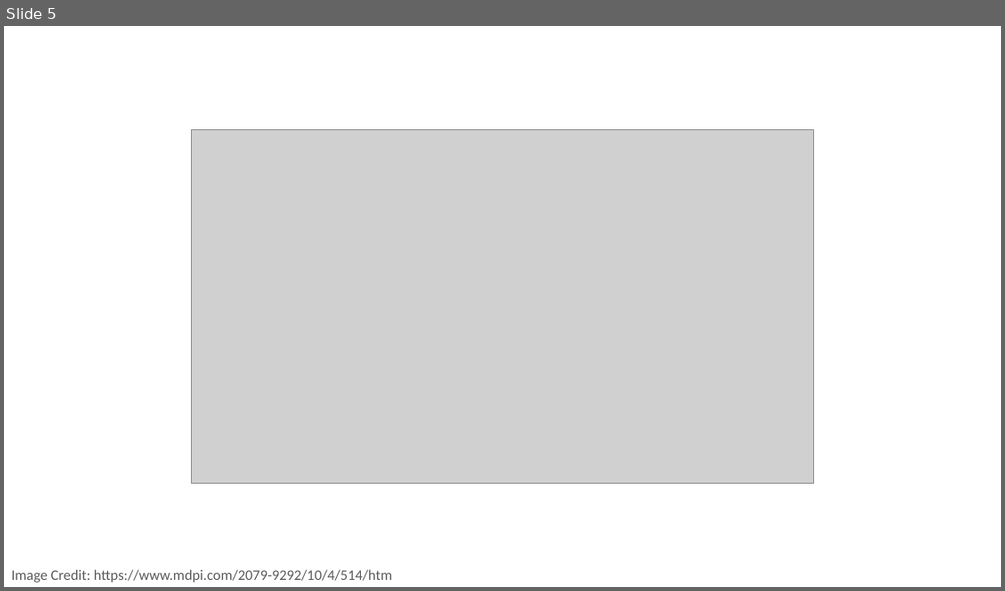
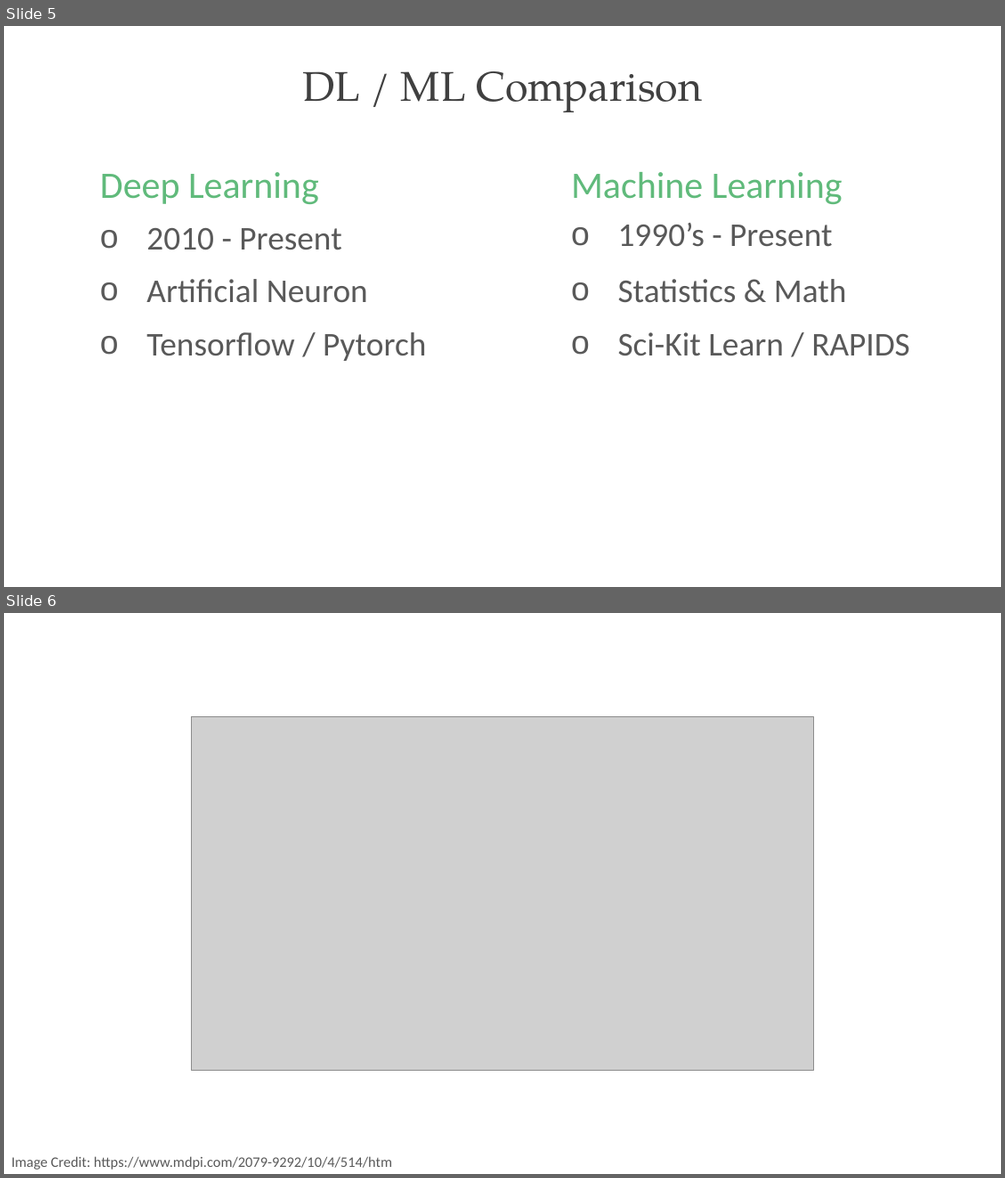
Before and after one commit to PracticumAI/what_is_ai, a slide deck: presentations/02.1_ai_intro.pptx. Shown one above the other, each under a label of ours: slide 5 before the commit, slides 5 and 6 after it. The pictures are 1005x591 and 1005x1178 pixels, drawn with LibreOffice and Linux fonts; fonts in the diff are those of the drawing; grey boxes stand for pictures. Boxes give left, top, right and bottom in pixels: in the first picture for what was removed or moved away, otherwise in the second. Text is boxed around its words. In the diff, an @@ line names an element or a change of style, - is before the commit and + after.

```diff
--- a/presentations/02.1_ai_intro.pptx
+++ b/presentations/02.1_ai_intro.pptx
@@ slide 5 added at (x1=4, y1=26, x2=1001, y2=587), background #FFFFFF @@
@@ text added at (x1=303, y1=71, x2=702, y2=112), 40 pt, text #404040 @@
+DL / ML Comparison
@@ text added at (x1=100, y1=172, x2=319, y2=204), 36 pt, text #60BA7B @@
+Deep Learning
@@ text added at (x1=571, y1=172, x2=842, y2=204), 36 pt, text #60BA7B @@
+Machine Learning
@@ text added at (x1=146, y1=228, x2=341, y2=249), 32 pt, text #595959 @@
+o 2010 - Present
@@ text added at (x1=618, y1=223, x2=832, y2=247), 32 pt, text #595959 @@
+o 1990’s - Present
@@ text added at (x1=146, y1=279, x2=368, y2=303), 32 pt, text #595959 @@
+o Artificial Neuron
@@ text added at (x1=618, y1=279, x2=847, y2=303), 32 pt, text #595959 @@
+o Statistics & Math
@@ text added at (x1=146, y1=332, x2=426, y2=361), 32 pt, text #595959 @@
+o Tensorflow / Pytorch
@@ text added at (x1=618, y1=332, x2=910, y2=355), 32 pt, text #595959 @@
+o Sci-Kit Learn / RAPIDS
@@ what was slide 5 is now slide 6 @@
```
Also in this commit, not shown: 6 slides changed, 1 other slide added, 2 slides removed, 2 other files.
